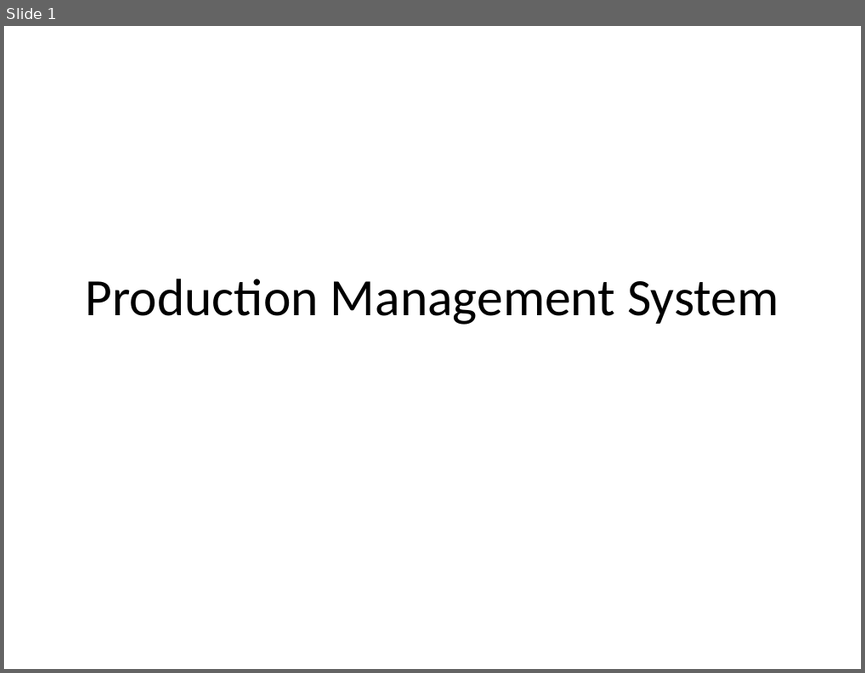
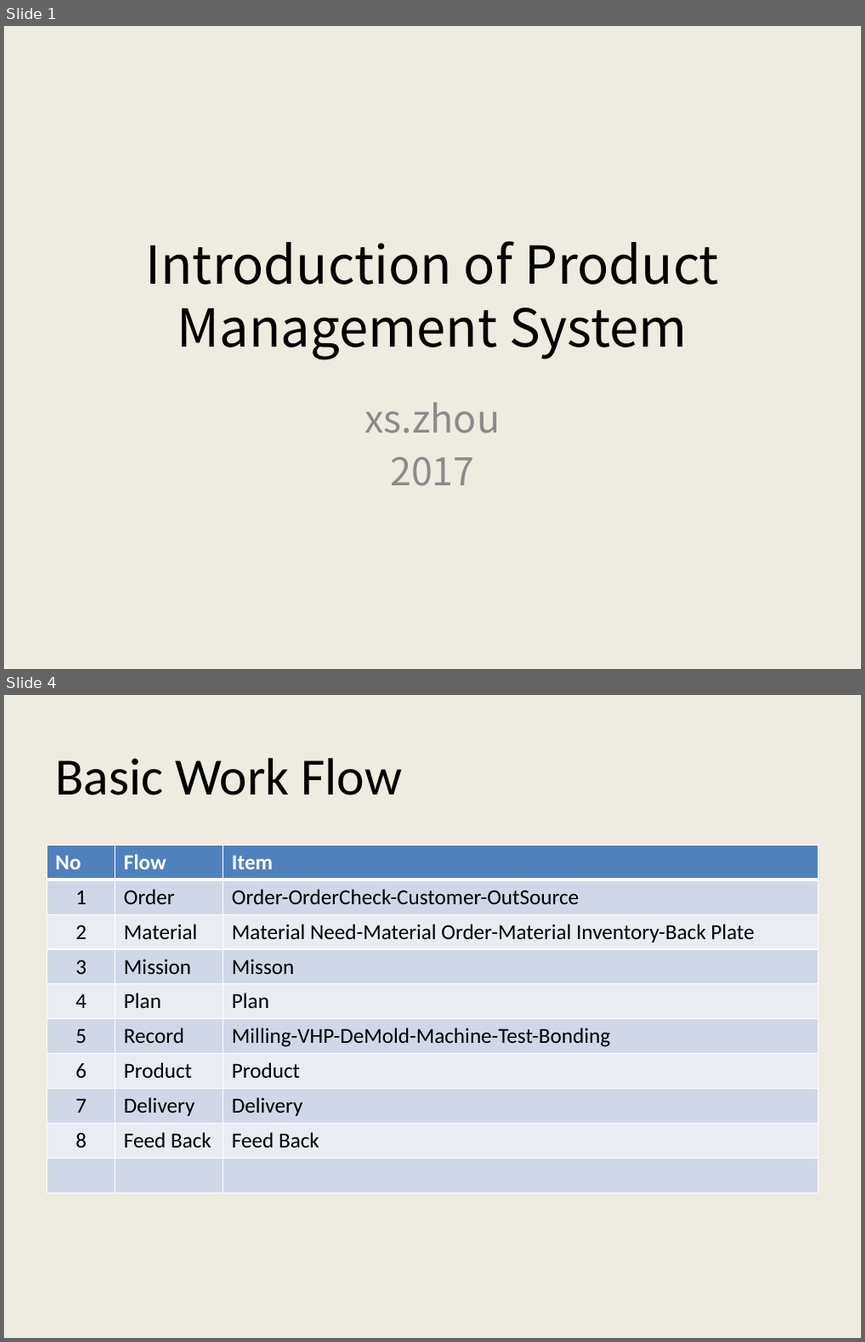
Before and after one commit to AlecSPb/PMS, a slide deck: PMSClient/Resource/Files/pmshelp_en.pptx. Shown one above the other, each under a label of ours: slide 1 before the commit, slides 1 and 4 after it; the slides between them are not shown. The pictures are 865x673 and 865x1342 pixels, drawn with LibreOffice and Linux fonts; fonts in the diff are those of the drawing. Boxes give left, top, right and bottom in pixels: in the first picture for what was removed or moved away, otherwise in the second. Text is boxed around its words. In the diff, an @@ line names an element or a change of style, - is before the commit and + after.

```diff
--- a/PMSClient/Resource/Files/pmshelp_en.pptx
+++ b/PMSClient/Resource/Files/pmshelp_en.pptx
@@ slide 4 added at (4, 695, 861, 1338), background #EEECE1 @@
@@ title added at (55, 758, 403, 795), 44 pt, text #000000 @@
+Basic Work Flow
@@ table added at (46, 845, 818, 1193), 10 rows, 3 columns @@
+No | Flow | Item
+1 | Order | Order-OrderCheck-Customer-OutSource
+2 | Material | Material Need-Material Order-Material Inventory-Back Plate
+3 | Mission | Misson
+4 | Plan | Plan
+5 | Record | Milling-VHP-DeMold-Machine-Test-Bonding
+6 | Product | Product
+7 | Delivery | Delivery
+8 | Feed Back | Feed Back
+ |  | 
@@ slide 1 changed as well @@
@@ background #FFFFFF to #EEECE1 @@
@@ title at (145, 241, 719, 360): text changed; font Calibri to Noto Sans CJK SC @@
-Production Management System
+Introduction of Product Management System
@@ subtitle added at (365, 402, 500, 486), 32 pt, text #8C8C8C @@
+xs.zhou
+2017
```
Also in this commit, not shown: 1 other slide changed, 11 other slides added, 10 slides removed, 1 other file.
